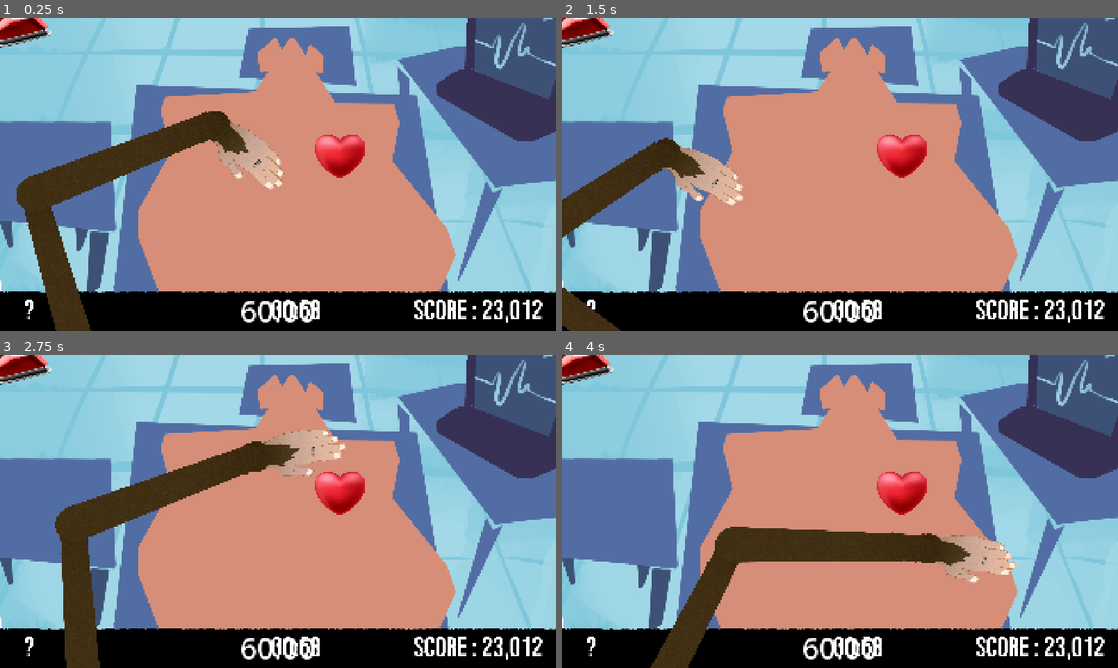
Above: before the commit, frames 1-4 (two rows, left to right).
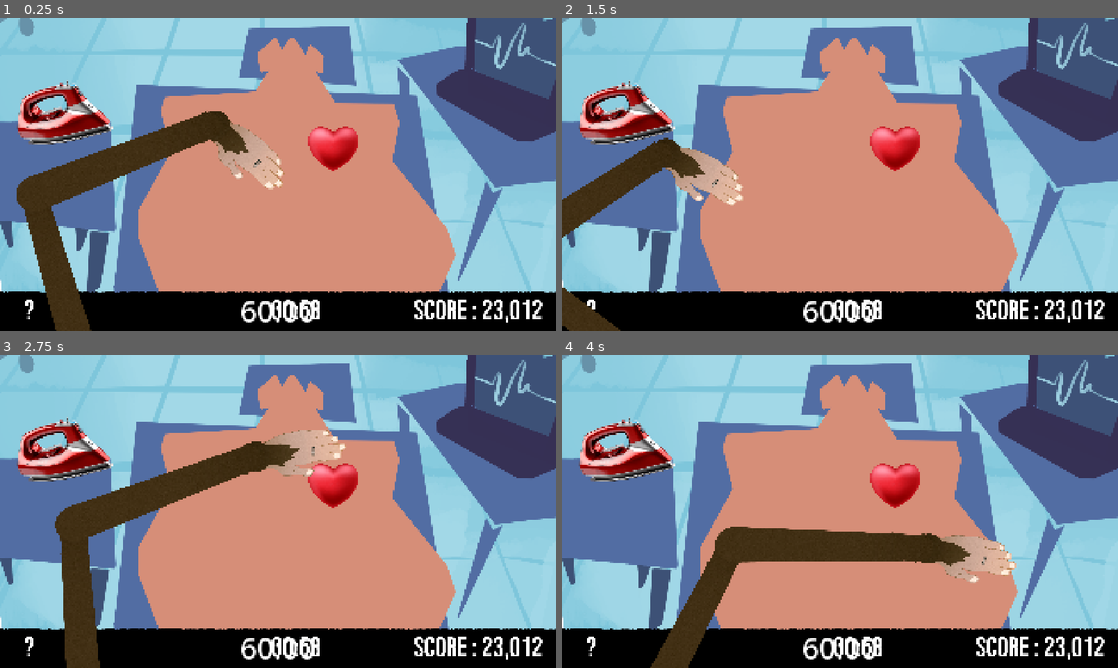
Above: after the commit, the same moments.

Repository: NathouneOne/GameJam_0226
Game: Godot game, scene res://Scenes/Game/game.tscn
The game is run twice, just before and just after one commit, with the same random seed, the same clock (stepped at 60 frames per second) and the same inputs. This scene is started directly instead of the project's main scene. The engine's default icon, where the game draws it, is replaced by a stand-in: a white triangle on a blue panel in a dark square.
Inputs (mouse positions are in pixels of both pictures, inside the frame that each line leads up to):
- Up to frame 1 (0.25 s): no input
- Up to frame 2 (1.5 s): move the mouse to (962, 158) at 0.52 s; press the mouse at (962, 158) at 0.53 s; tap Enter at 1.25 s; move the mouse to (728, 190) at 1.27 s; release the mouse at (728, 190) at 1.28 s; click (728, 190) at 1.35 s
- Up to frame 3 (2.75 s): move the mouse to (333, 442) at 2.02 s; press the mouse at (333, 442) at 2.03 s
- Up to frame 4 (4 s): tap Space at 2.75 s; move the mouse to (812, 574) at 2.77 s; release the mouse at (812, 574) at 2.78 s; click (812, 574) at 2.85 s; tap Enter at 3.5 s; move the mouse to (1006, 558) at 3.52 s; press the mouse at (1006, 558) at 3.53 s

The runs differ from the first frame. In frame 1, 4.0% of the frame differs, in the area x 0-66%, y 0-52%; in frame 2, 4.0%; in frame 3, 4.0%; in frame 4, 4.0%.

Commit message:
feat: add defib to game scene

Diff:
--- a/game-jam-0226/Scenes/Defibrilateur/DefibrilateurTestScene.tscn
+++ b/game-jam-0226/Scenes/Defibrilateur/DefibrilateurTestScene.tscn
@@ -1,46 +1,15 @@
 [gd_scene format=3 uid="uid://dd5iopkirah4w"]
 
-[ext_resource type="Texture2D" uid="uid://bgc86fq2gefa3" path="res://Assets/Graphismes/fer_a_repasser_tmp.png" id="2_pyc68"]
-[ext_resource type="PackedScene" uid="uid://bivkc0072g4c8" path="res://Scenes/Components/grabbable/Grabbable.tscn" id="3_efj56"]
-[ext_resource type="Texture2D" uid="uid://bec7kv75h8g20" path="res://Assets/Graphismes/coeur_tmp.png" id="3_jfwq7"]
+[ext_resource type="PackedScene" uid="uid://cub20lgna3oru" path="res://Scenes/Defibrilateur/defibrilateur.tscn" id="1_jfwq7"]
+[ext_resource type="PackedScene" uid="uid://fy15tufi5wwi" path="res://Scenes/Defibrilateur/coeur.tscn" id="2_kipf4"]
 [ext_resource type="Texture2D" uid="uid://cuu5liefo0236" path="res://Assets/Graphismes/EXPORT_TEMPO_BG.png" id="4_kipf4"]
-
-[sub_resource type="CapsuleShape2D" id="CapsuleShape2D_4xhnb"]
-radius = 71.26518
-height = 288.80115
-
-[sub_resource type="CircleShape2D" id="CircleShape2D_kipf4"]
-radius = 73.63978
 
 [node name="DefibrilateurTestScene" type="Node2D" unique_id=1514276375]
 
-[node name="Defibrilateur" type="Node2D" parent="." unique_id=1663958539]
+[node name="Defibrilateur" parent="." unique_id=94439545 instance=ExtResource("1_jfwq7")]
 
-[node name="Sprite2D" type="Sprite2D" parent="Defibrilateur" unique_id=196572395]
-rotation = -0.3228859
-scale = Vector2(1.03, 1.03)
-texture = ExtResource("2_pyc68")
-flip_h = true
-
-[node name="Grabbable" parent="Defibrilateur" unique_id=807682317 instance=ExtResource("3_efj56")]
-
-[node name="Grab" type="CollisionShape2D" parent="Defibrilateur/Grabbable" unique_id=1213793649]
-position = Vector2(-41.000004, -43.000008)
-rotation = 1.2980806
-shape = SubResource("CapsuleShape2D_4xhnb")
-
-[node name="Coeur" type="Node2D" parent="." unique_id=699936938]
+[node name="Coeur" parent="." unique_id=1087108802 instance=ExtResource("2_kipf4")]
 position = Vector2(1174, 477)
-
-[node name="Sprite2D" type="Sprite2D" parent="Coeur" unique_id=1943493863]
-scale = Vector2(0.56, 0.56)
-texture = ExtResource("3_jfwq7")
-
-[node name="Area2D" type="Area2D" parent="Coeur" unique_id=359598095]
-
-[node name="CollisionShape2D" type="CollisionShape2D" parent="Coeur/Area2D" unique_id=1807360515]
-scale = Vector2(1.1726507, 1.2918111)
-shape = SubResource("CircleShape2D_kipf4")
 
 [node name="Background" type="Node2D" parent="." unique_id=779402907]
 visible = false
--- /dev/null
+++ b/game-jam-0226/Scenes/Defibrilateur/coeur.tscn
@@ -0,0 +1,18 @@
+[gd_scene format=3 uid="uid://fy15tufi5wwi"]
+
+[ext_resource type="Texture2D" uid="uid://bec7kv75h8g20" path="res://Assets/Graphismes/coeur_tmp.png" id="1_nqbo0"]
+
+[sub_resource type="CircleShape2D" id="CircleShape2D_kipf4"]
+radius = 73.63978
+
+[node name="Coeur" type="Node2D" unique_id=1087108802]
+
+[node name="Sprite2D" type="Sprite2D" parent="." unique_id=1135916521]
+scale = Vector2(0.56, 0.56)
+texture = ExtResource("1_nqbo0")
+
+[node name="Area2D" type="Area2D" parent="." unique_id=1960182460]
+
+[node name="CollisionShape2D" type="CollisionShape2D" parent="Area2D" unique_id=1167014915]
+scale = Vector2(1.1726507, 1.2918111)
+shape = SubResource("CircleShape2D_kipf4")
--- /dev/null
+++ b/game-jam-0226/Scenes/Defibrilateur/defibrilateur.tscn
@@ -0,0 +1,23 @@
+[gd_scene format=3 uid="uid://cub20lgna3oru"]
+
+[ext_resource type="Texture2D" uid="uid://bgc86fq2gefa3" path="res://Assets/Graphismes/fer_a_repasser_tmp.png" id="1_2r4vs"]
+[ext_resource type="PackedScene" uid="uid://bivkc0072g4c8" path="res://Scenes/Components/grabbable/Grabbable.tscn" id="2_mrefm"]
+
+[sub_resource type="CapsuleShape2D" id="CapsuleShape2D_4xhnb"]
+radius = 71.26518
+height = 288.80115
+
+[node name="Defibrilateur" type="Node2D" unique_id=94439545]
+
+[node name="Sprite2D" type="Sprite2D" parent="." unique_id=1736825338]
+rotation = -0.3228859
+scale = Vector2(1.03, 1.03)
+texture = ExtResource("1_2r4vs")
+flip_h = true
+
+[node name="Grabbable" parent="." unique_id=409779617 instance=ExtResource("2_mrefm")]
+
+[node name="Grab" type="CollisionShape2D" parent="Grabbable" unique_id=833575551]
+position = Vector2(-41.000004, -43.000008)
+rotation = 1.2980806
+shape = SubResource("CapsuleShape2D_4xhnb")
--- a/game-jam-0226/Scenes/Game/game.tscn
+++ b/game-jam-0226/Scenes/Game/game.tscn
@@ -1,11 +1,12 @@
 [gd_scene format=3 uid="uid://d1eo6qx2wmcdc"]
 
 [ext_resource type="PackedScene" uid="uid://dgn4ub5vss8hf" path="res://Scenes/hand/hands.tscn" id="1_mv0hc"]
+[ext_resource type="PackedScene" uid="uid://cub20lgna3oru" path="res://Scenes/Defibrilateur/defibrilateur.tscn" id="3_qikps"]
+[ext_resource type="PackedScene" uid="uid://fy15tufi5wwi" path="res://Scenes/Defibrilateur/coeur.tscn" id="4_ciybh"]
 [ext_resource type="Texture2D" uid="uid://cuu5liefo0236" path="res://Assets/Graphismes/EXPORT_TEMPO_BG.png" id="4_i1e5p"]
-[ext_resource type="PackedScene" uid="uid://dd5iopkirah4w" path="res://Scenes/Defibrilateur/DefibrilateurTestScene.tscn" id="5_ciybh"]
 
 [sub_resource type="RectangleShape2D" id="RectangleShape2D_i1e5p"]
-size = Vector2(400, 520.5)
+size = Vector2(179, 520.5)
 
 [sub_resource type="LabelSettings" id="LabelSettings_qikps"]
 font_size = 101
@@ -50,7 +51,7 @@
 
 [node name="CollisionShape2D" type="CollisionShape2D" parent="ItemsZone" unique_id=1714896011]
 z_index = 1
-position = Vector2(-52, -130.25)
+position = Vector2(-60.5, -130.25)
 shape = SubResource("RectangleShape2D_i1e5p")
 
 [node name="VBoxContainer" type="VBoxContainer" parent="." unique_id=1772624954]
@@ -77,4 +78,8 @@
 
 [node name="Polygon2D" type="Polygon2D" parent="Background" unique_id=1200949737]
 
-[node name="DefibrilateurTestScene" parent="." unique_id=1514276375 instance=ExtResource("5_ciybh")]
+[node name="Defibrilateur" parent="." unique_id=94439545 instance=ExtResource("3_qikps")]
+position = Vector2(213, 329)
+
+[node name="Coeur" parent="." unique_id=1087108802 instance=ExtResource("4_ciybh")]
+position = Vector2(1151, 451)
